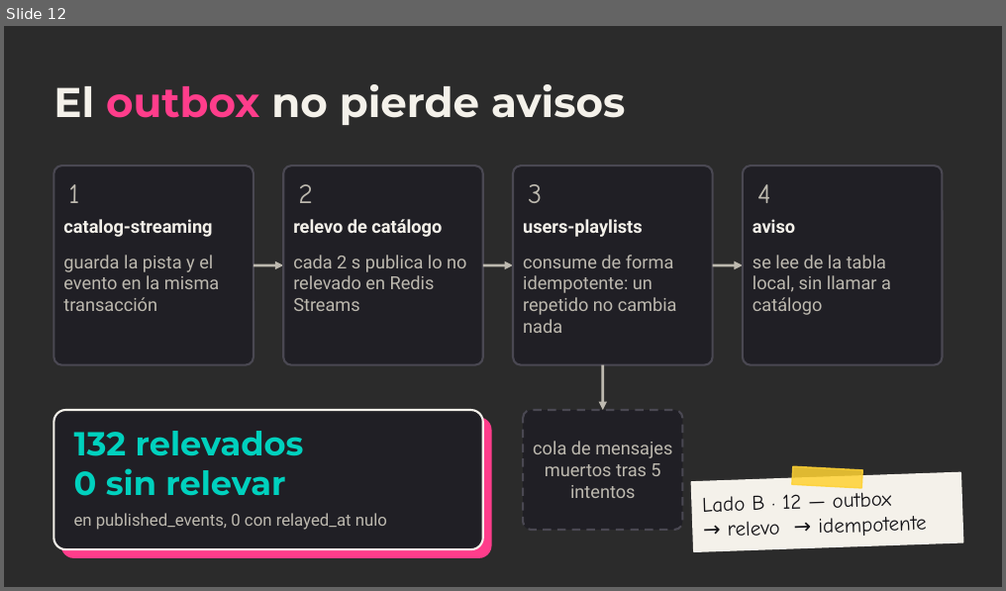
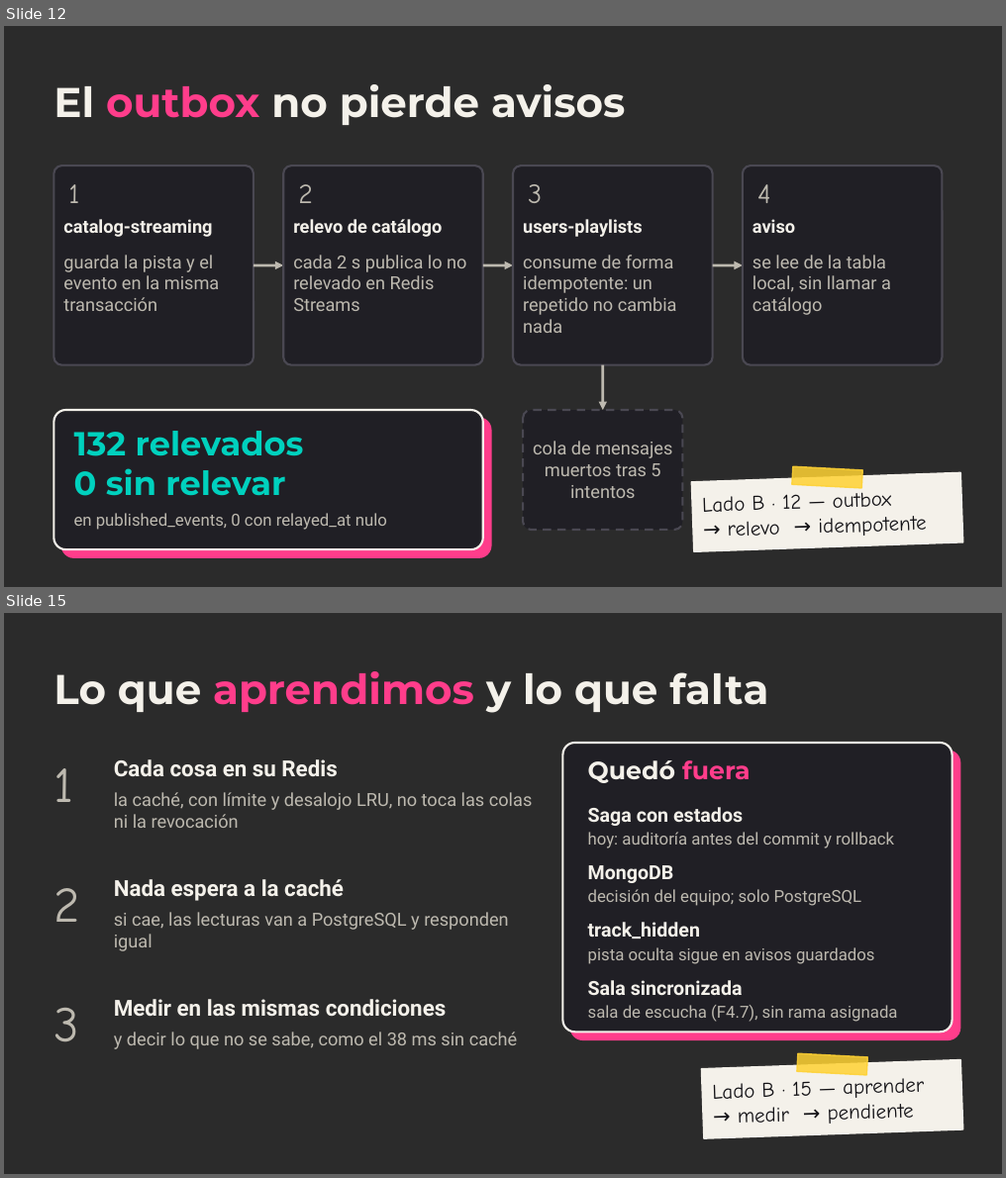
Before and after one commit to ChristianFRZ/FLDSMDFR, a slide deck: docs/presentacion/meloxo.pptx. Shown one above the other, each under a label of ours: slide 12 before the commit, slides 12 and 15 after it; the slides between them are not shown. The pictures are 1006x591 and 1006x1178 pixels, drawn with LibreOffice and Linux fonts; fonts in the diff are those of the drawing; background and template pictures are left out; a plain dark background stands for a picture behind light text. Boxes give left, top, right and bottom in pixels: in the first picture for what was removed or moved away, otherwise in the second. Text is boxed around its words. In the diff, an @@ line names an element or a change of style, - is before the commit and + after.

Commit message:
feat(presentacion): lado B·2 y cierre con QR

```diff
--- a/docs/presentacion/meloxo.pptx
+++ b/docs/presentacion/meloxo.pptx
@@ slide 15 added at [4, 613, 1002, 1174], background picture (left out) @@
@@ text added at [54, 671, 768, 713], 30 pt, text #F4F1EA, bold @@
+Lo que aprendimos y lo que falta
@@ text added at [114, 760, 337, 776], 16 pt, text #F4F1EA, bold @@
+Cada cosa en su Redis
@@ rounded rectangle added at [562, 743, 952, 1032], fill #201F25, outline #F4F1EA 1.5 pt @@
@@ rounded rectangle added at [571, 751, 960, 1040], fill #FF3D8B, outline #FF3D8B 1 pt @@
@@ text added at [588, 761, 749, 783], 18 pt, text #F4F1EA, bold @@
+Quedó fuera
@@ text added at [54, 768, 73, 802], 36 pt, text #BDB9AF @@
+1
@@ text added at [114, 792, 533, 828], 13 pt, text #BDB9AF @@
+la caché, con límite y desalojo LRU, no toca las colas ni la revocación
@@ text added at [588, 807, 743, 826], 14 pt, text #F4F1EA, bold @@
+Saga con estados
@@ text added at [588, 832, 894, 849], 12 pt, text #BDB9AF @@
+hoy: auditoría antes del commit y rollback
@@ text added at [114, 879, 344, 901], 16 pt, text #F4F1EA, bold @@
+Nada espera a la caché
@@ text added at [588, 865, 674, 883], 14 pt, text #F4F1EA, bold @@
+MongoDB
@@ text added at [54, 888, 79, 922], 36 pt, text #BDB9AF @@
+2
@@ text added at [588, 889, 862, 906], 12 pt, text #BDB9AF @@
+decisión del equipo; solo PostgreSQL
@@ text added at [114, 912, 508, 952], 13 pt, text #BDB9AF @@
+si cae, las lecturas van a PostgreSQL y responden igual
@@ text added at [588, 922, 700, 939], 14 pt, text #F4F1EA, bold @@
+track_hidden
@@ text added at [588, 948, 875, 964], 12 pt, text #BDB9AF @@
+pista oculta sigue en avisos guardados
@@ text added at [588, 980, 743, 995], 14 pt, text #F4F1EA, bold @@
+Sala sincronizada
@@ text added at [54, 1008, 79, 1042], 36 pt, text #BDB9AF @@
+3
@@ text added at [114, 999, 447, 1016], 16 pt, text #F4F1EA, bold @@
+Medir en las mismas condiciones
@@ text added at [588, 1005, 897, 1022], 12 pt, text #BDB9AF @@
+sala de escucha (F4.7), sin rama asignada
@@ text added at [114, 1032, 518, 1050], 13 pt, text #BDB9AF @@
+y decir lo que no se sabe, como el 38 ms sin caché
@@ rectangle added at [797, 1054, 867, 1075], fill #FFD233 at 85% opacity, outline #FFD233 1 pt @@
@@ rectangle added at [701, 1060, 963, 1140], fill #F4F1EA, outline #F4F1EA 1 pt @@
@@ text added at [713, 1075, 924, 1124], 15 pt, text #141317 @@
+Lado B · 15 — aprender
+→ medir → pendiente
```
Also in this commit, not shown: 3 other slides added, 5 other files.
